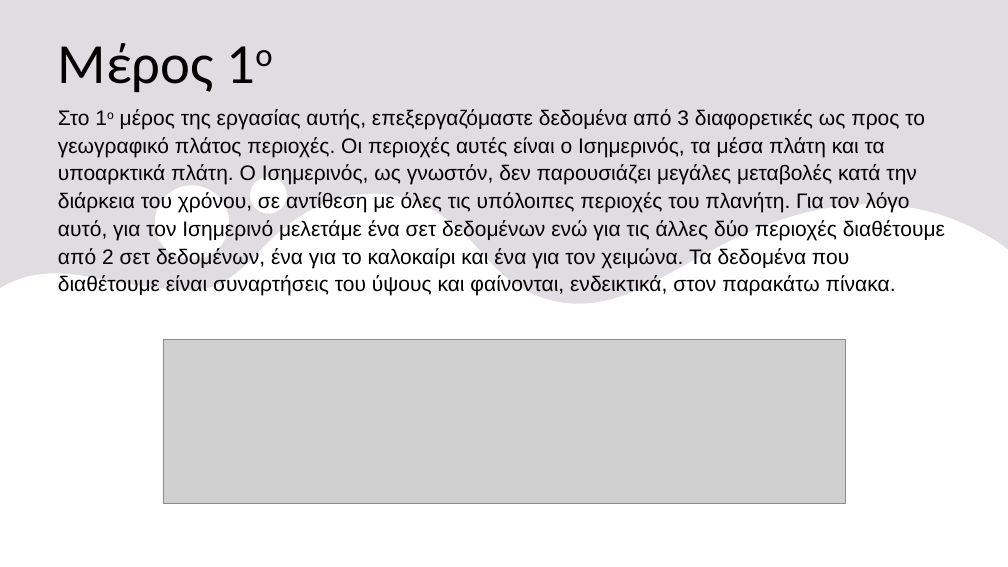
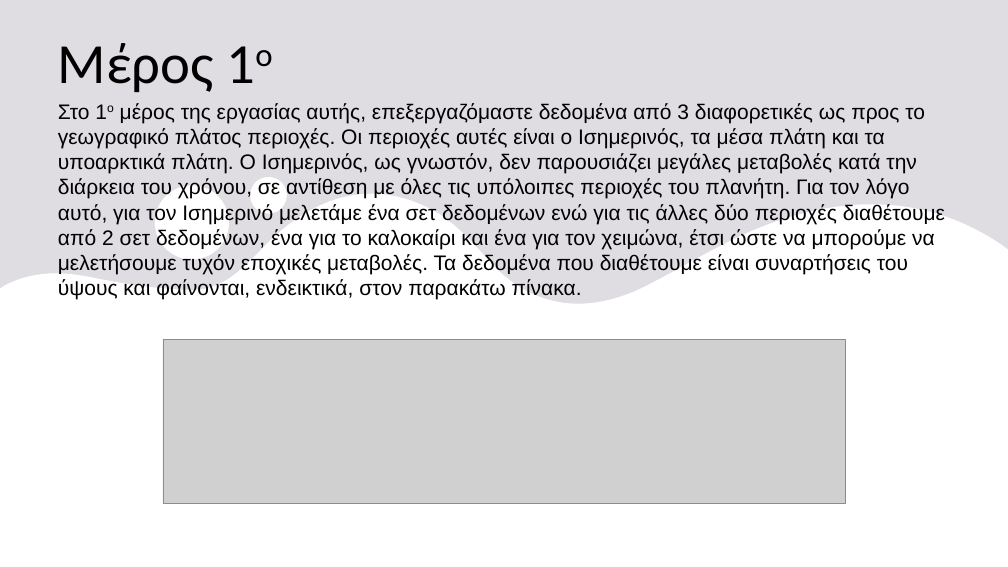
Before and after one commit to nadezsha/MSc---Applied-Meteorology-and-Environmental-Physics, a slide deck: slide 2 of Radiation and Atmosphere Interaction/Report 0/ΕργασίαΜηδέν.pptx. Drawn at 1008x567 pixels with LibreOffice and Linux fonts; fonts in the diff are those of the drawing; grey boxes stand for pictures. Boxes give left, top, right and bottom in pixels: in the first picture for what was removed or moved away, otherwise in the second. Text is boxed around its words. In the diff, an @@ line names an element or a change of style, - is before the commit and + after.

```diff
--- a/Radiation and Atmosphere Interaction/Report 0/ΕργασίαΜηδέν.pptx
+++ b/Radiation and Atmosphere Interaction/Report 0/ΕργασίαΜηδέν.pptx
@@ text at <box>58,103,945,300</box>: text changed @@
-Στο 1ο μέρος της εργασίας αυτής, επεξεργαζόμαστε δεδομένα από 3 διαφορετικές ως προς το γεωγραφικό πλάτος περιοχές. Οι περιοχές αυτές είναι ο Ισημερινός, τα μέσα πλάτη και τα υποαρκτικά πλάτη. Ο Ισημερινός, ως γνωστόν, δεν παρουσιάζει μεγάλες μεταβολές κατά την διάρκεια του χρόνου, σε αντίθεση με όλες τις υπόλοιπες περιοχές του πλανήτη. Για τον λόγο αυτό, για τον Ισημερινό μελετάμε ένα σετ δεδομένων ενώ για τις άλλες δύο περιοχές διαθέτουμε από 2 σετ δεδομένων, ένα για το καλοκαίρι και ένα για τον χειμώνα. Τα δεδομένα που διαθέτουμε είναι συναρτήσεις του ύψους και φαίνονται, ενδεικτικά, στον παρακάτω πίνακα.
+Στο 1ο μέρος της εργασίας αυτής, επεξεργαζόμαστε δεδομένα από 3 διαφορετικές ως προς το γεωγραφικό πλάτος περιοχές. Οι περιοχές αυτές είναι ο Ισημερινός, τα μέσα πλάτη και τα υποαρκτικά πλάτη. Ο Ισημερινός, ως γνωστόν, δεν παρουσιάζει μεγάλες μεταβολές κατά την διάρκεια του χρόνου, σε αντίθεση με όλες τις υπόλοιπες περιοχές του πλανήτη. Για τον λόγο αυτό, για τον Ισημερινό μελετάμε ένα σετ δεδομένων ενώ για τις άλλες δύο περιοχές διαθέτουμε από 2 σετ δεδομένων, ένα για το καλοκαίρι και ένα για τον χειμώνα, έτσι ώστε να μπορούμε να μελετήσουμε τυχόν εποχικές μεταβολές. Τα δεδομένα που διαθέτουμε είναι συναρτήσεις του ύψους και φαίνονται, ενδεικτικά, στον παρακάτω πίνακα.
```
Also in this commit, not shown: 3 other slides changed, 4 slides added, 5 slides removed.
